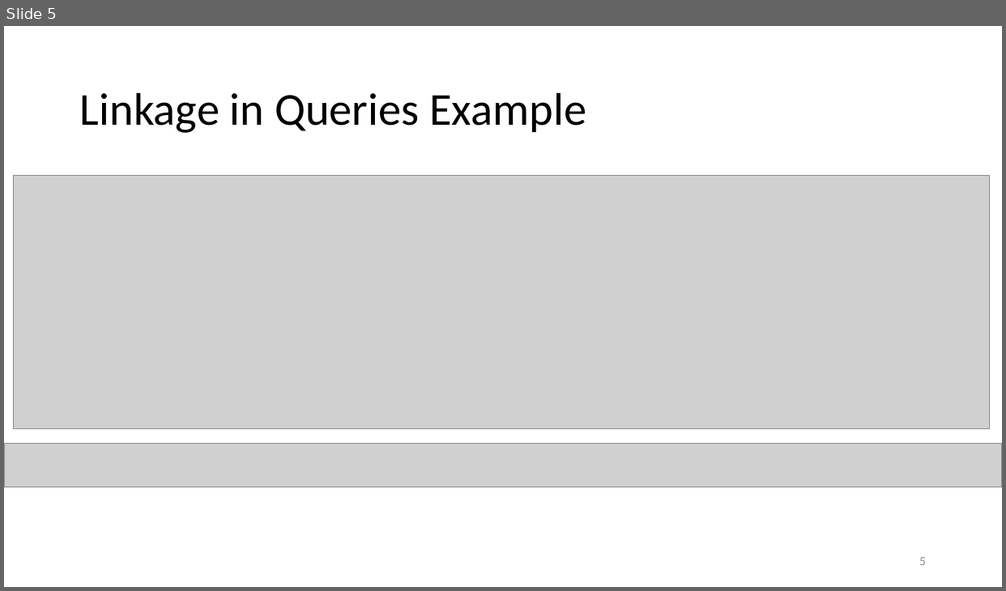
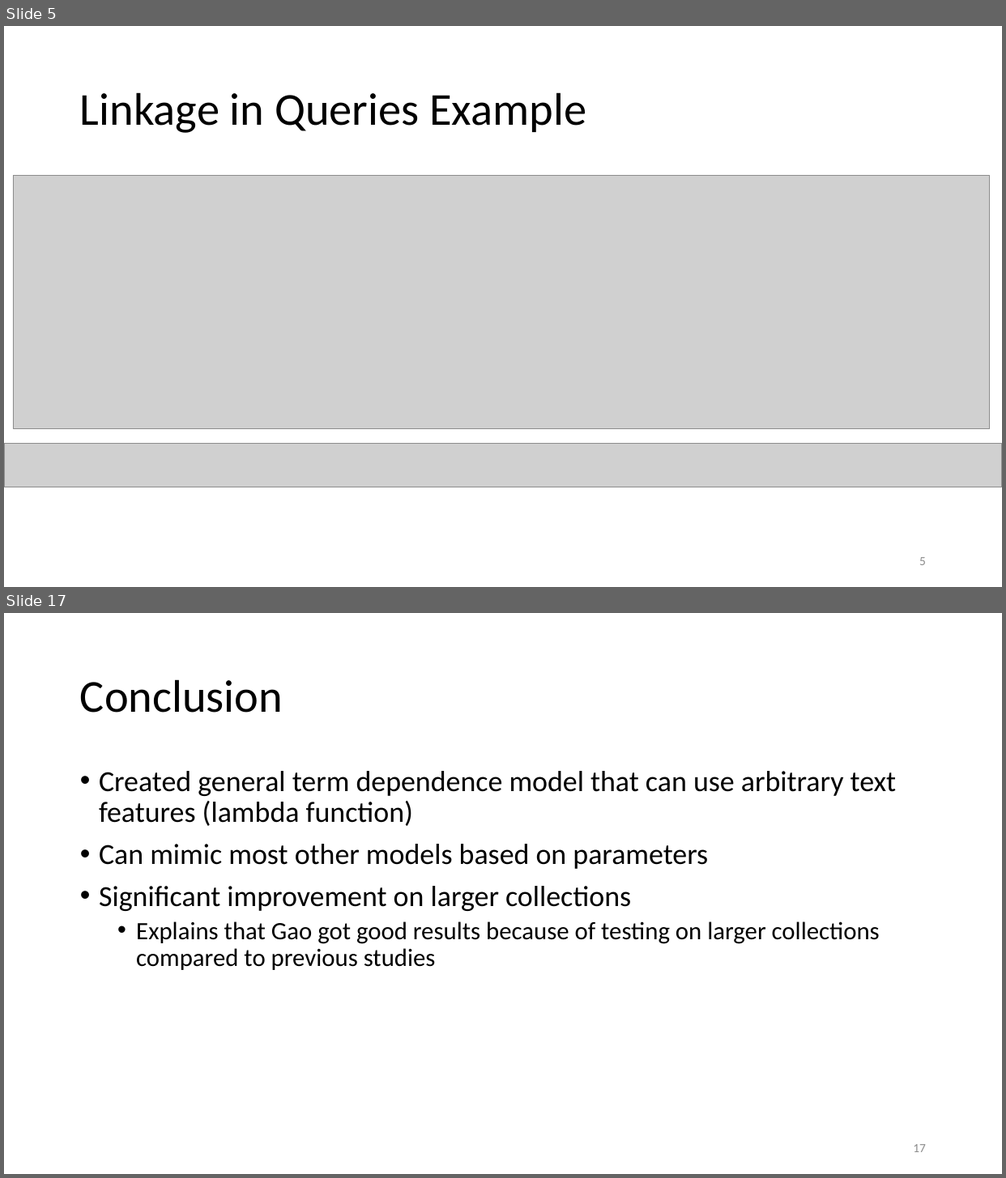
Before and after one commit to Miranda-C-Smith/cs834-f17, a slide deck: assignments/Presentation3/LanguageModelSlides.pptx. Shown one above the other, each under a label of ours: slide 5 before the commit, slides 5 and 17 after it; the slides between them are not shown. The pictures are 1006x591 and 1006x1178 pixels, drawn with LibreOffice and Linux fonts; fonts in the diff are those of the drawing; grey boxes stand for pictures. Boxes give left, top, right and bottom in pixels: in the first picture for what was removed or moved away, otherwise in the second. Text is boxed around its words. In the diff, an @@ line names an element or a change of style, - is before the commit and + after.

```diff
--- a/assignments/Presentation3/LanguageModelSlides.pptx
+++ b/assignments/Presentation3/LanguageModelSlides.pptx
@@ slide 17 added at (x1=4, y1=613, x2=1002, y2=1174), background #FFFFFF @@
@@ title added at (x1=80, y1=679, x2=283, y2=713), 44 pt, text #000000 @@
+Conclusion
@@ text added at (x1=99, y1=771, x2=897, y2=970), 28 pt, text #000000 @@
+• Created general term dependence model that can use arbitrary text features (lambda function)
+• Can mimic most other models based on parameters
+• Significant improvement on larger collections
+  • Explains that Gao got good results because of testing on larger collections compared to previous studies
@@ page number added at (x1=913, y1=1144, x2=926, y2=1152), 12 pt, text #8C8C8C @@
+17
```
Also in this commit, not shown: 6 slides changed, 9 other slides added, 1 slide removed, 4 other files.
